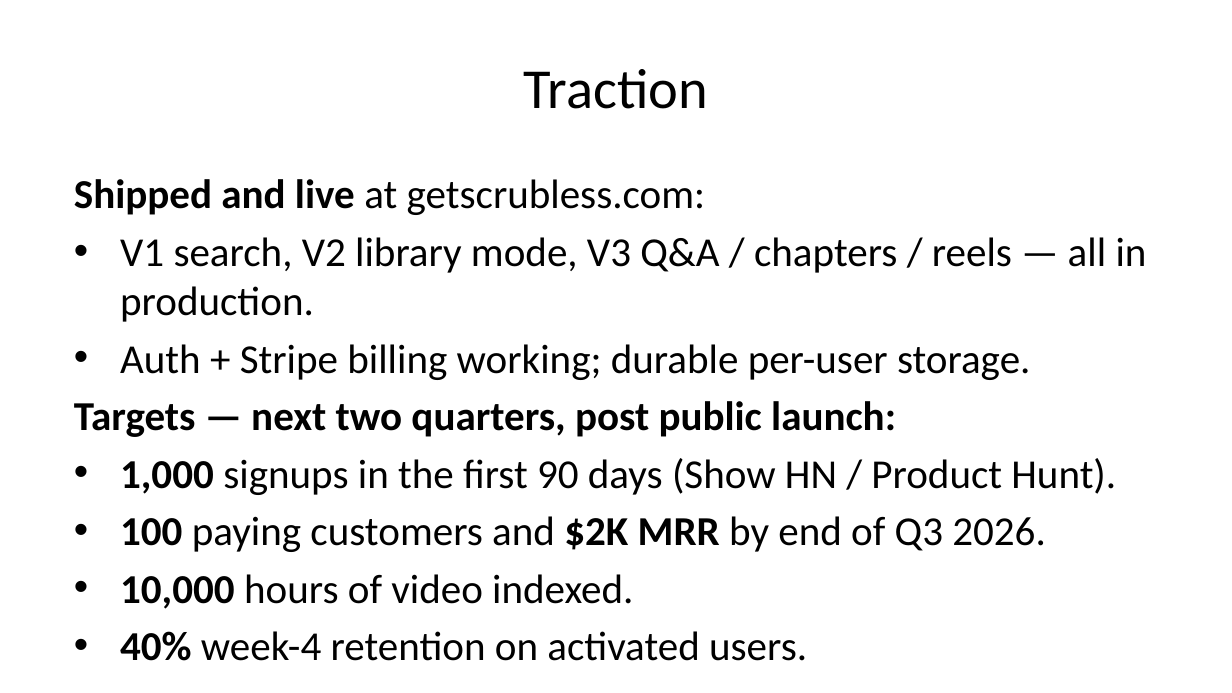
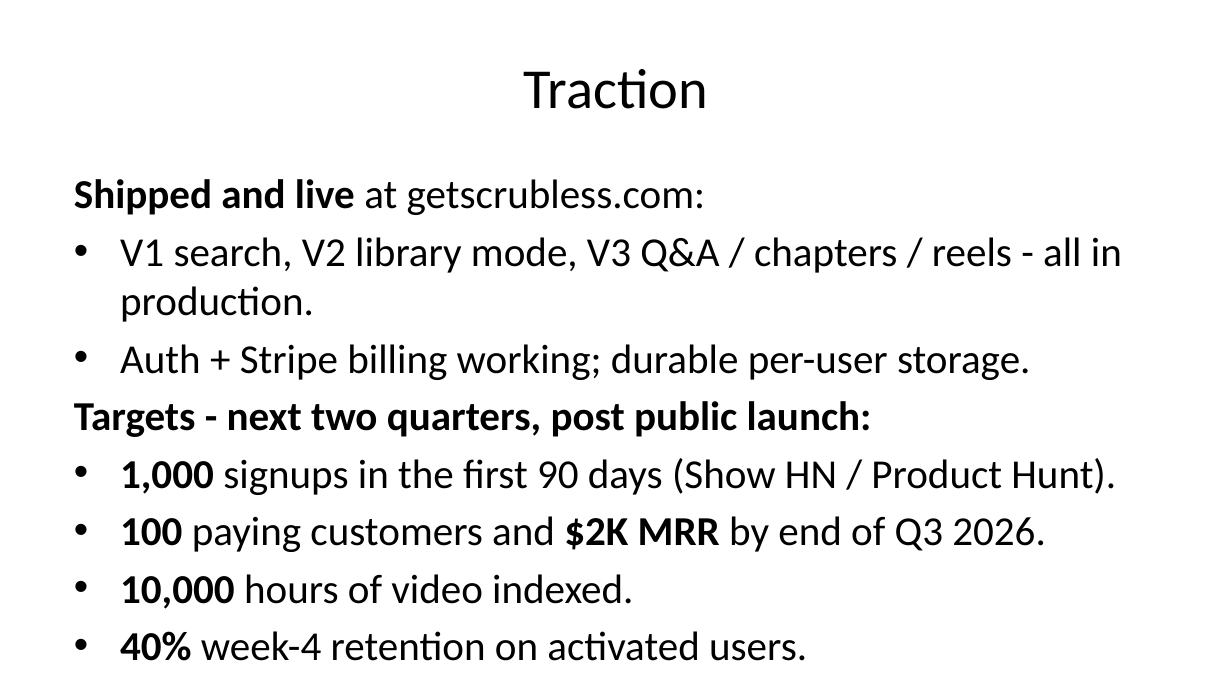
Before and after one commit to ernest-opara/scrubless, a slide deck: slide 9 of docs/PITCH-editable.pptx. Drawn at 1232x693 pixels with LibreOffice and Linux fonts; fonts in the diff are those of the drawing. Boxes give left, top, right and bottom in pixels: in the first picture for what was removed or moved away, otherwise in the second. Text is boxed around its words. In the diff, an @@ line names an element or a change of style, - is before the commit and + after.

```diff
--- a/docs/PITCH-editable.pptx
+++ b/docs/PITCH-editable.pptx
@@ text at bbox=[120, 237, 1122, 322]: text changed @@
-• V1 search, V2 library mode, V3 Q&A / chapters / reels — all in production.
+• V1 search, V2 library mode, V3 Q&A / chapters / reels - all in production.
@@ text at bbox=[74, 401, 872, 437]: text changed @@
-Targets — next two quarters, post public launch:
+Targets - next two quarters, post public launch:
```
Also in this commit, not shown: 11 other slides changed, 12 other files.
